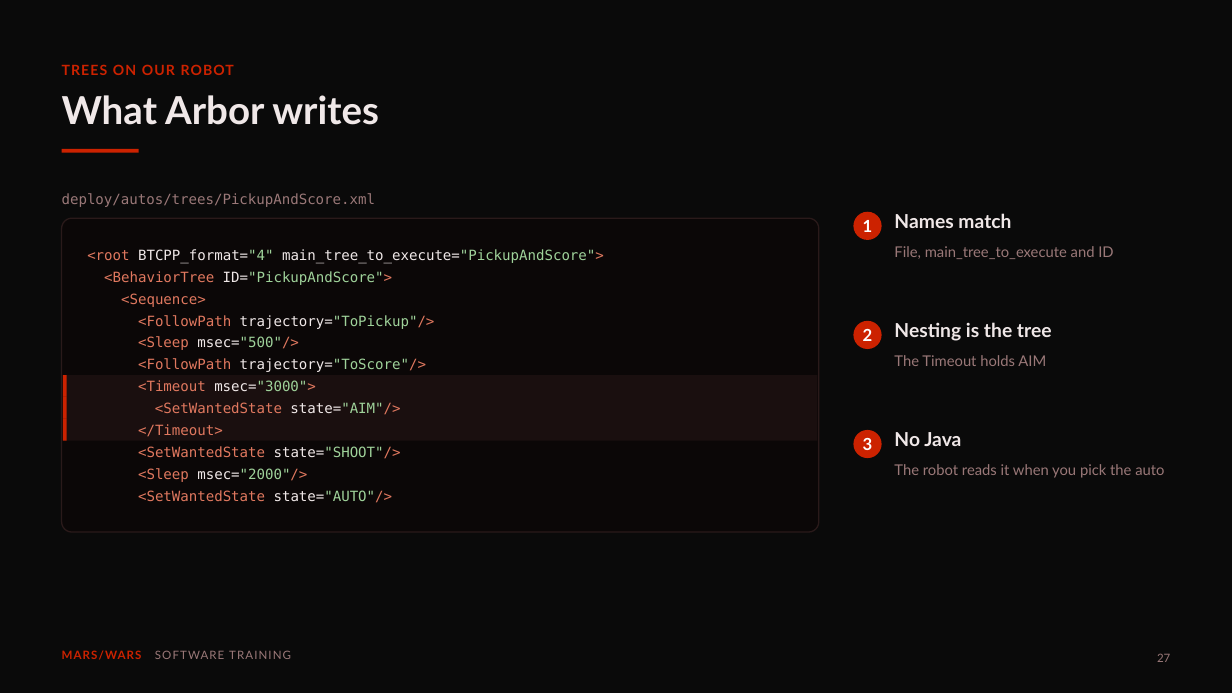
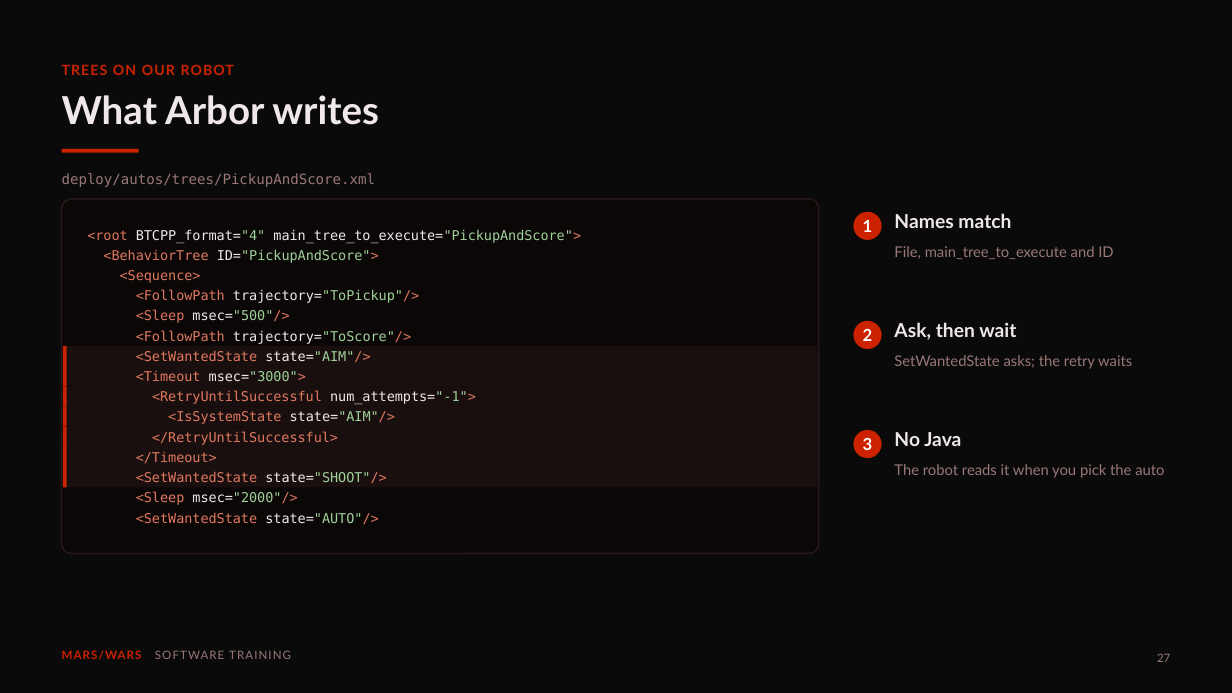
Before and after one commit to FRC-Team-4143/scriptum-lessons, a slide deck: slide 27 of deck9-autonomous.pptx. Drawn at 1232x693 pixels with LibreOffice and Linux fonts; fonts in the diff are those of the drawing. Boxes give left, top, right and bottom in pixels: in the first picture for what was removed or moved away, otherwise in the second. Text is boxed around its words. In the diff, an @@ line names an element or a change of style, - is before the commit and + after.

```diff
--- a/deck9-autonomous.pptx
+++ b/deck9-autonomous.pptx
@@ rounded rectangle: place and size @@
-rounded rectangle at [62, 218, 819, 532]
+rounded rectangle at [62, 199, 819, 554]
@@ rounded rectangle at [62, 199, 819, 554]: proportions changed @@
@@ 3 texts: place and size @@
-3 texts at [62, 193, 604, 285]
+3 texts at [62, 173, 581, 263]
@@ 4 texts: place and size @@
-4 texts at [121, 293, 435, 372]
+4 texts at [120, 270, 419, 344]
@@ text at [894, 322, 1016, 340]: text changed @@
-Nesting is the tree
+Ask, then wait
@@ rectangle added at [63, 346, 817, 366], fill #1A0F0F @@
@@ rectangle added at [63, 346, 67, 366], fill #CC2200 @@
@@ size 16.5 to 15.8 pt in 12 elements at [136, 371, 306, 381], [87, 229, 581, 244], [136, 512, 378, 524], [103, 249, 379, 263], [120, 270, 201, 283], [136, 491, 297, 505], [136, 289, 419, 303], [136, 471, 386, 483], [136, 309, 289, 323], [136, 451, 217, 463], [136, 330, 411, 344], [136, 350, 370, 363] @@
@@ text "<SetWantedState state="AIM"/>": place and size @@
-text "<SetWantedState state="AIM"/>" at [155, 402, 400, 415]
+text "<SetWantedState state="AIM"/>" at [136, 350, 370, 363]
@@ text at [894, 355, 1132, 369]: text changed @@
-The Timeout holds AIM
+SetWantedState asks; the retry waits
@@ 2 rectangles, 1 text: place and size @@
-2 rectangles, 1 text at [63, 375, 817, 397]
+2 rectangles, 1 text at [63, 366, 817, 386]
@@ rectangle added at [63, 386, 817, 407], fill #1A0F0F @@
@@ text added at [152, 390, 476, 404], 15.8 pt, text #E0785F @@
+<RetryUntilSuccessful num_attempts="-1">
@@ text added at [168, 411, 395, 424], 15.8 pt, text #E0785F @@
+<IsSystemState state="AIM"/>
@@ 3 rectangles: place and size @@
-3 rectangles at [63, 397, 817, 441]
+3 rectangles at [63, 407, 817, 447]
@@ rectangle added at [63, 447, 817, 468], fill #1A0F0F @@
@@ rectangle added at [63, 447, 67, 468], fill #CC2200 @@
@@ text "</Timeout>": place and size @@
-text "</Timeout>" at [138, 424, 223, 437]
+text "</Timeout>" at [136, 451, 217, 463]
@@ text added at [152, 431, 338, 445], 15.8 pt, text #E0785F @@
+</RetryUntilSuccessful>
@@ rectangle added at [63, 467, 817, 487], fill #1A0F0F @@
@@ rectangle added at [63, 467, 67, 487], fill #CC2200 @@
@@ 3 texts: place and size @@
-3 texts at [138, 446, 401, 503]
+3 texts at [136, 471, 386, 524]
```
Also in this commit, not shown: 5 other slides changed, 1 slide added, 1 slide removed, 1 other file.
